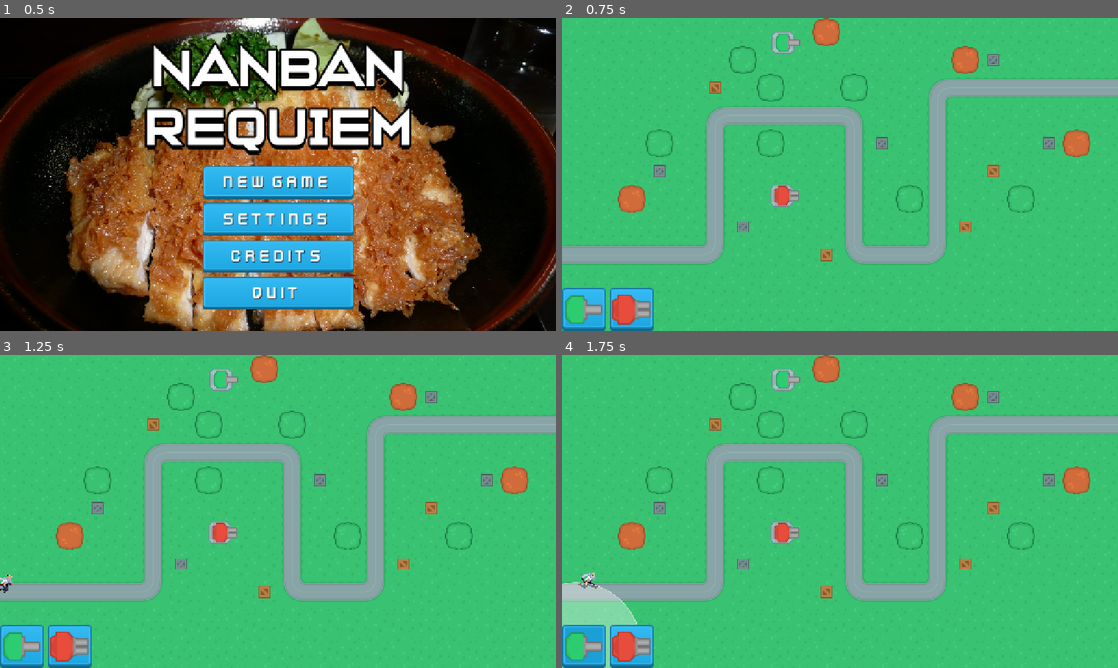
Above: before the commit, frames 1-4 (two rows, left to right).
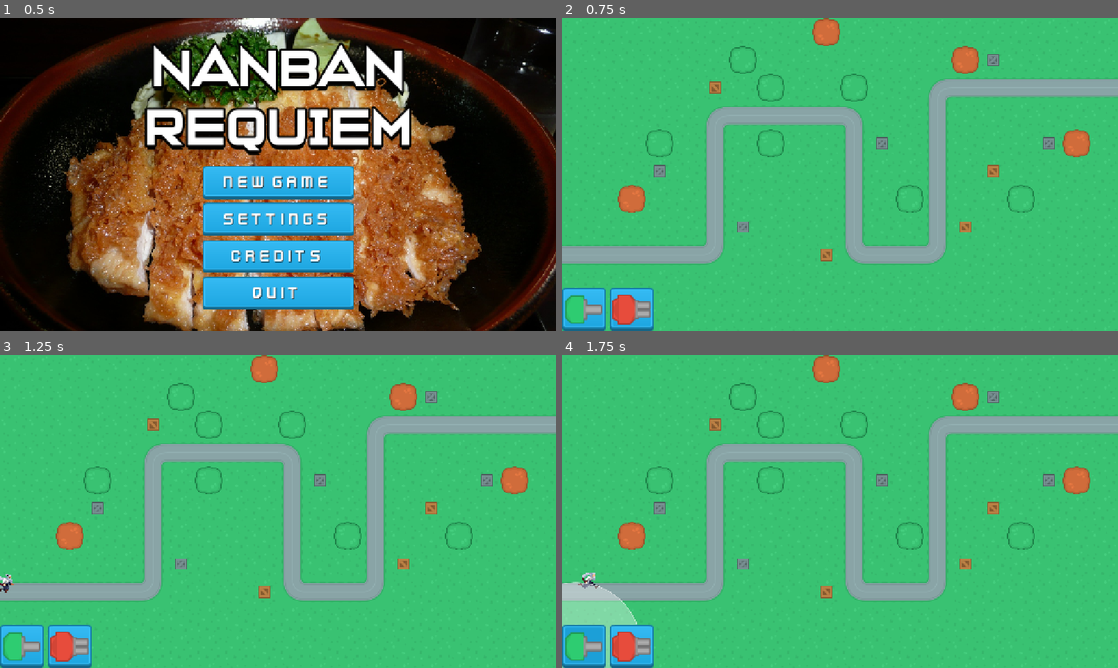
Above: after the commit, the same moments.

Repository: lukeai-tan/nanban-requiem-orbital
Game: Godot game, scene res://SceneHandler.tscn
Two runs of this game, one before a commit and one after it. Both use one fixed random seed, a clock stepped at 60 frames per second and the inputs below.
Inputs (mouse positions are in pixels of both pictures, inside the frame that each line leads up to):
- Up to frame 1 (0.5 s): no input
- Up to frame 2 (0.75 s): click "New Game" at 0.5 s
- Up to frame 3 (1.25 s): no input
- Up to frame 4 (1.75 s): click (584, 646) at 1.25 s

Frame 1 is identical in both runs. In frame 2, 0.5% of the frame differs, in the area x 37-43%, y 4-61%; in frame 3, 0.6%; in frame 4, 0.6%, in the area x 3-43%, y 4-75%.

Commit message:
projectiles shoot the center of the samurai

Diff:
--- a/Scenes/Enemies/Samurai.tscn
+++ b/Scenes/Enemies/Samurai.tscn
@@ -263,9 +263,9 @@
 
 [node name="AnimatedSprite2D" type="AnimatedSprite2D" parent="."]
 texture_filter = 1
+position = Vector2(-6, -16)
 sprite_frames = SubResource("SpriteFrames_n58dq")
-animation = &"attack"
-frame_progress = 0.964484
+animation = &"running"
 speed_scale = 2.0
 
 [node name="Hitbox" type="CollisionShape2D" parent="."]
--- a/Scenes/Maps/Map1.tscn
+++ b/Scenes/Maps/Map1.tscn
@@ -1,10 +1,8 @@
-[gd_scene load_steps=9 format=4 uid="uid://b1ptux668fjj2"]
+[gd_scene load_steps=7 format=4 uid="uid://b1ptux668fjj2"]
 
 [ext_resource type="TileSet" uid="uid://cf0oeugm6g4ml" path="res://Resources/Tilesets/ground_grass.tres" id="1_66ww1"]
 [ext_resource type="TileSet" uid="uid://blubtqs7tphi1" path="res://Resources/Tilesets/path.tres" id="2_3atk3"]
 [ext_resource type="TileSet" uid="uid://s88v4in7hdi7" path="res://Resources/Tilesets/props.tres" id="3_bp0wf"]
-[ext_resource type="PackedScene" uid="uid://cljsgi0uutk64" path="res://Scenes/Towers/RangedTower1.tscn" id="4_bp0wf"]
-[ext_resource type="PackedScene" uid="uid://vjype0tn26a4" path="res://Scenes/Towers/RangedTower2.tscn" id="5_kkfd8"]
 [ext_resource type="Script" uid="uid://ul8htjrpjroh" path="res://Scenes/Maps/PathFollowing.gd" id="6_ufnsk"]
 [ext_resource type="PackedScene" uid="uid://d2d410drs2l0u" path="res://Scenes/Enemies/Samurai.tscn" id="7_g86u4"]
 
@@ -30,12 +28,6 @@
 
 [node name="Towers" type="Node2D" parent="."]
 
-[node name="RangedTower1" parent="Towers" instance=ExtResource("4_bp0wf")]
-position = Vector2(508, 56)
-
-[node name="RangedTower2" parent="Towers" instance=ExtResource("5_kkfd8")]
-position = Vector2(505, 408)
-
 [node name="Path2D" type="Path2D" parent="."]
 curve = SubResource("Curve2D_bp0wf")
 
@@ -45,5 +37,5 @@
 script = ExtResource("6_ufnsk")
 
 [node name="Samurai" parent="Path2D/PathFollow2D" instance=ExtResource("7_g86u4")]
-position = Vector2(-2.11979, -45.9946)
+position = Vector2(7.94008, -23.0207)
 scale = Vector2(1.5, 1.5)
--- a/Scenes/Maps/node.gd
+++ b/Scenes/Maps/node.gd
@@ -1,3 +1,3 @@
 extends Node
 
-var projectile_scene PackedScene = load()
+# var projectile_scene PackedScene = load()
--- a/Scenes/Projectile/Projectile.gd
+++ b/Scenes/Projectile/Projectile.gd
@@ -23,6 +23,7 @@
 		return
 
 	var direction = target.global_position - global_position
+	rotation = direction.angle()
 	velocity = direction.normalized() * speed
 	global_position += velocity * delta
 
